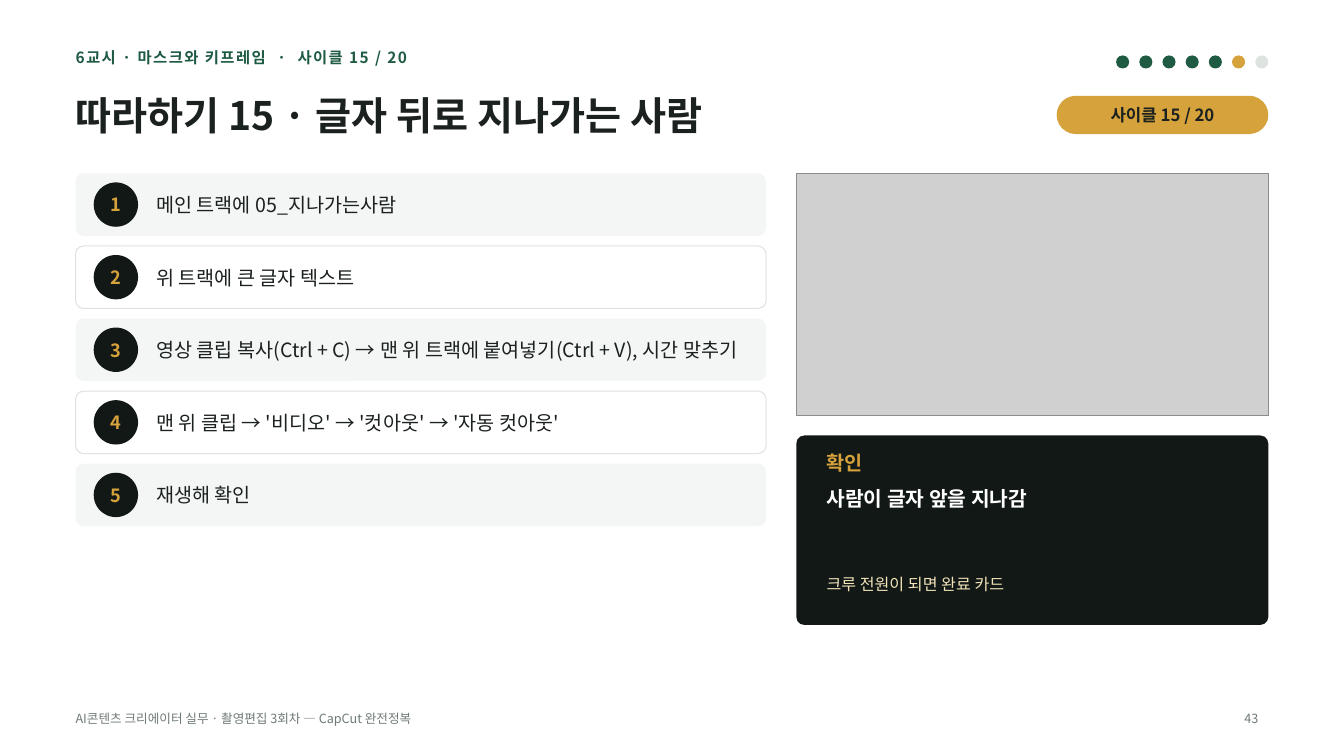
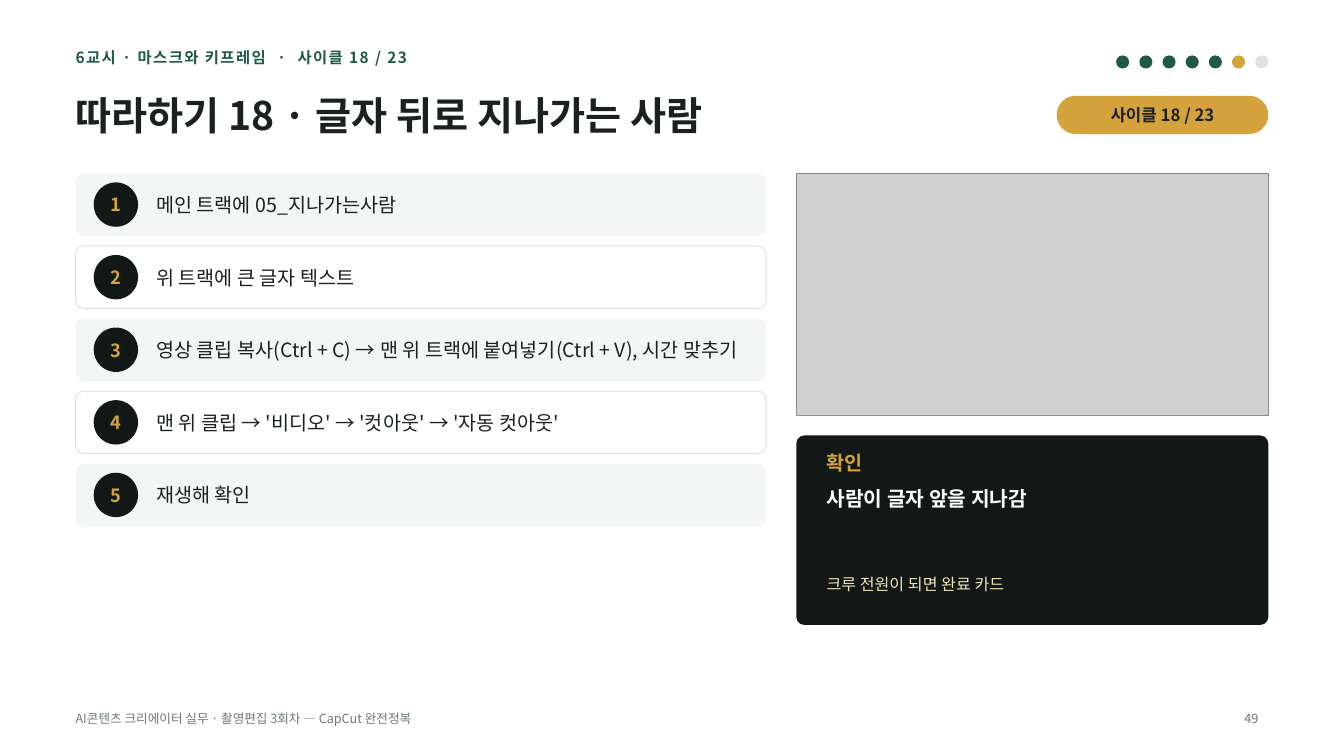
Before and after one commit to yujida/MARUBIT, a slide deck: slide 49 of lectures/03/3회차_CapCut완전정복_슬라이드.pptx (slide 43 before the commit). Drawn at 1344x756 pixels with LibreOffice and Linux fonts; fonts in the diff are those of the drawing; grey boxes stand for pictures. Boxes give left, top, right and bottom in pixels: in the first picture for what was removed or moved away, otherwise in the second. Text is boxed around its words. In the diff, an @@ line names an element or a change of style, - is before the commit and + after.

```diff
--- a/lectures/03/3회차_CapCut완전정복_슬라이드.pptx
+++ b/lectures/03/3회차_CapCut완전정복_슬라이드.pptx
@@ text at (76,50,407,65): text changed @@
-6교시 · 마스크와 키프레임 · 사이클 15 / 20
+6교시 · 마스크와 키프레임 · 사이클 18 / 23
@@ title at (76,97,702,134): text changed @@
-따라하기 15 · 글자 뒤로 지나가는 사람
+따라하기 18 · 글자 뒤로 지나가는 사람
@@ text at (1111,107,1215,123): text changed @@
-사이클 15 / 20
+사이클 18 / 23
@@ page number at (1244,713,1258,723): text changed @@
-43
+49
```
Also in this commit, not shown: 26 other slides changed, 7 slides added, 1 slide removed, 2 other files.
